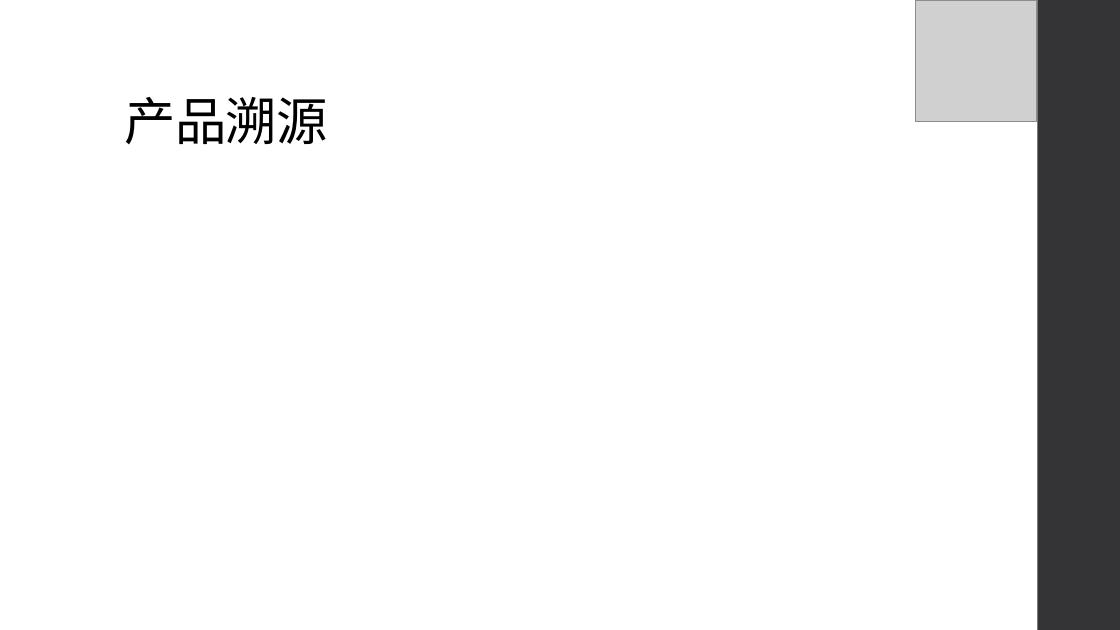
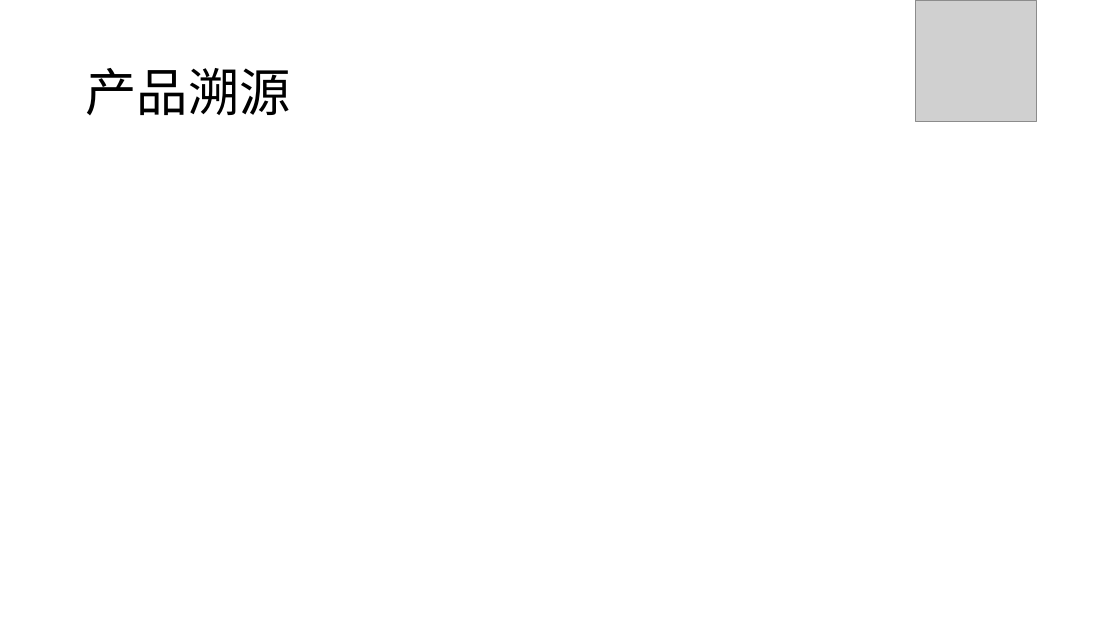
Before and after one commit to jzgi/chainsmart, a slide deck: slide 10 of Docs/中惠农通平台设计.pptx (slide 8 before the commit). Drawn at 1120x630 pixels with LibreOffice and Linux fonts; fonts in the diff are those of the drawing; grey boxes stand for pictures. Boxes give left, top, right and bottom in pixels: in the first picture for what was removed or moved away, otherwise in the second. Text is boxed around its words. In the diff, an @@ line names an element or a change of style, - is before the commit and + after.

```diff
--- a/Docs/中惠农通平台设计.pptx
+++ b/Docs/中惠农通平台设计.pptx
@@ rectangle removed at [1038, 0, 1120, 630] @@
@@ title "产品溯源": place and size @@
-title "产品溯源" at [124, 97, 328, 144]
+title "产品溯源" at [85, 68, 290, 115]
@@ title "产品溯源" at [85, 68, 290, 115]: letter spacing -0.5 to 0 pt; vertical alignment bottom to middle @@
```
Also in this commit, not shown: 8 other slides changed, 2 slides added, 39 other files.
